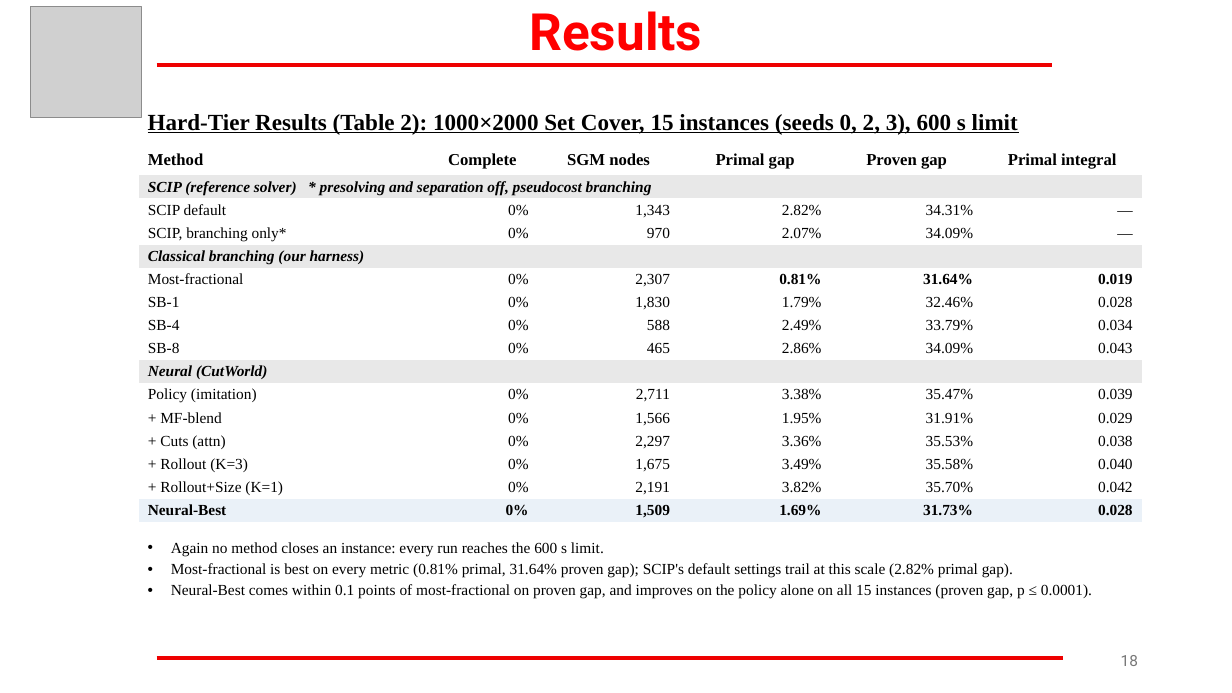
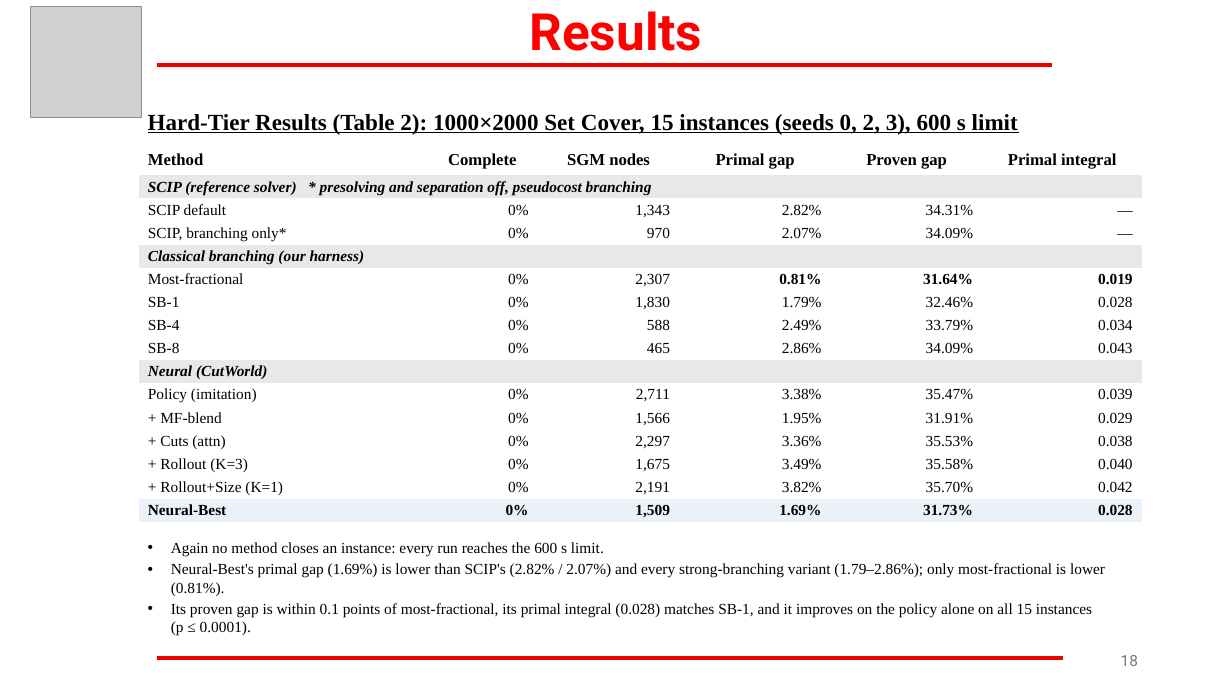
Before and after one commit to VarunGawali/bnb-world-model, a slide deck: slide 18 of paper/MTP_Presentation_updated.pptx. Drawn at 1232x693 pixels with LibreOffice and Linux fonts; fonts in the diff are those of the drawing; grey boxes stand for pictures. Boxes give left, top, right and bottom in pixels: in the first picture for what was removed or moved away, otherwise in the second. Text is boxed around its words. In the diff, an @@ line names an element or a change of style, - is before the commit and + after.

```diff
--- a/paper/MTP_Presentation_updated.pptx
+++ b/paper/MTP_Presentation_updated.pptx
@@ text at (171, 563, 1105, 618): text changed @@
-• Most-fractional is best on every metric (0.81% primal, 31.64% proven gap); SCIP's default settings trail at this scale (2.82% primal gap).
-• Neural-Best comes within 0.1 points of most-fractional on proven gap, and improves on the policy alone on all 15 instances (proven gap, p ≤ 0.0001).
+• Neural-Best's primal gap (1.69%) is lower than SCIP's (2.82% / 2.07%) and every strong-branching variant (1.79–2.86%); only most-fractional is lower (0.81%).
+• Its proven gap is within 0.1 points of most-fractional, its primal integral (0.028) matches SB-1, and it improves on the policy alone on all 15 instances (p ≤ 0.0001).
```
Also in this commit, not shown: 1 other slide changed, 2 slides added.
